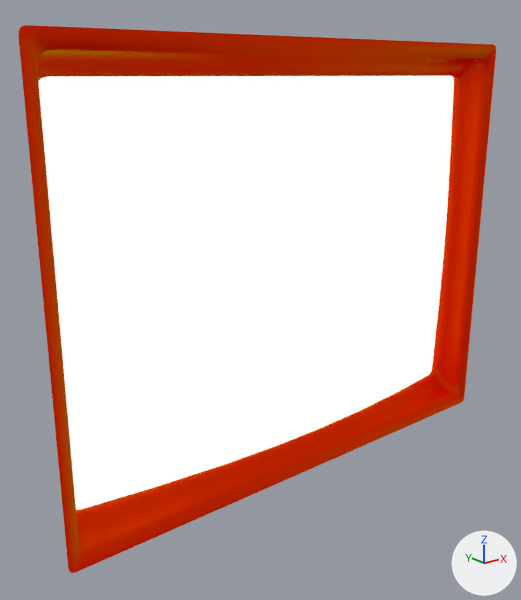
The Blender file src/drivers/em/assets/tv.blend as it was, and as the next commit left it.
The view is the same before and after, from a 50 mm camera at (-1.78, -1.96, 0.71) aimed at (-0.14, 0.09, -0.11). Lighting does not change. The marker at lower right points along +X, +Y and +Z. The same objects are shown in both versions, whatever each file hides.

The first picture shows 'rim_orig', 'screen'.
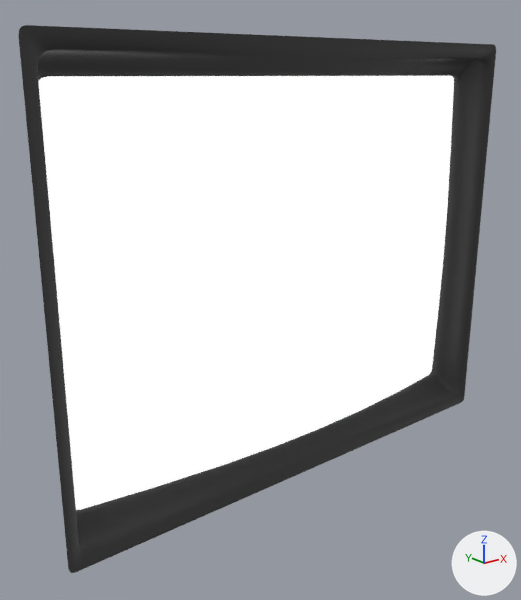
Boxes [x1, y1, x2, y2] around the edits, measured in the pictures (521 x 600 px):
'rim_orig', recoloured (red to black): [19, 25, 496, 573] in both

Patch to the scene script:
```diff
--- a/src/drivers/em/assets/tv.blend.py
+++ b/src/drivers/em/assets/tv.blend.py
@@ mat_plastic @@
+mat_plastic = bpy.data.materials.new('plastic')
+# nodes: BsdfAnisotropic, BsdfDiffuse, Bump, Fresnel, MixShader, NewGeometry, OutputMaterial, TexNoise
+# colours: dark grey #454545, light grey #cbcbcb
@@ me_rim_orig @@
 me_rim_orig.from_pydata(...)  # 348 vertices, 600 faces; spans x -1.04..1.04, y -0.05..0.09, z -0.83..0.83
-me_rim_orig.materials.append(mat_plasticbake)
+me_rim_orig.materials.append(mat_plastic)
```
